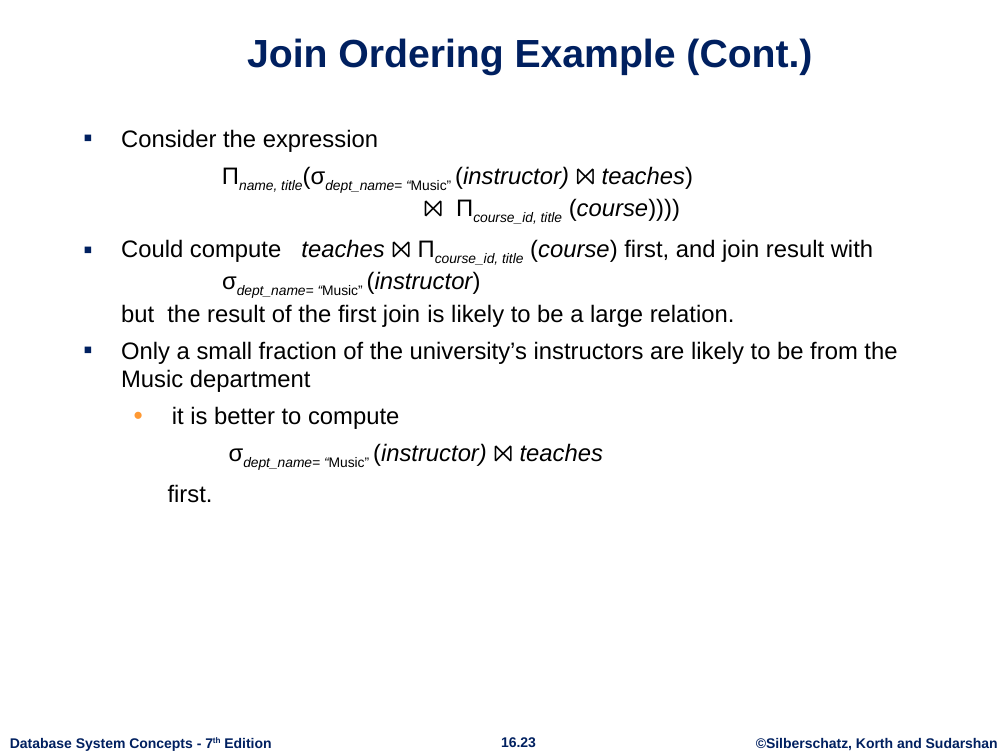
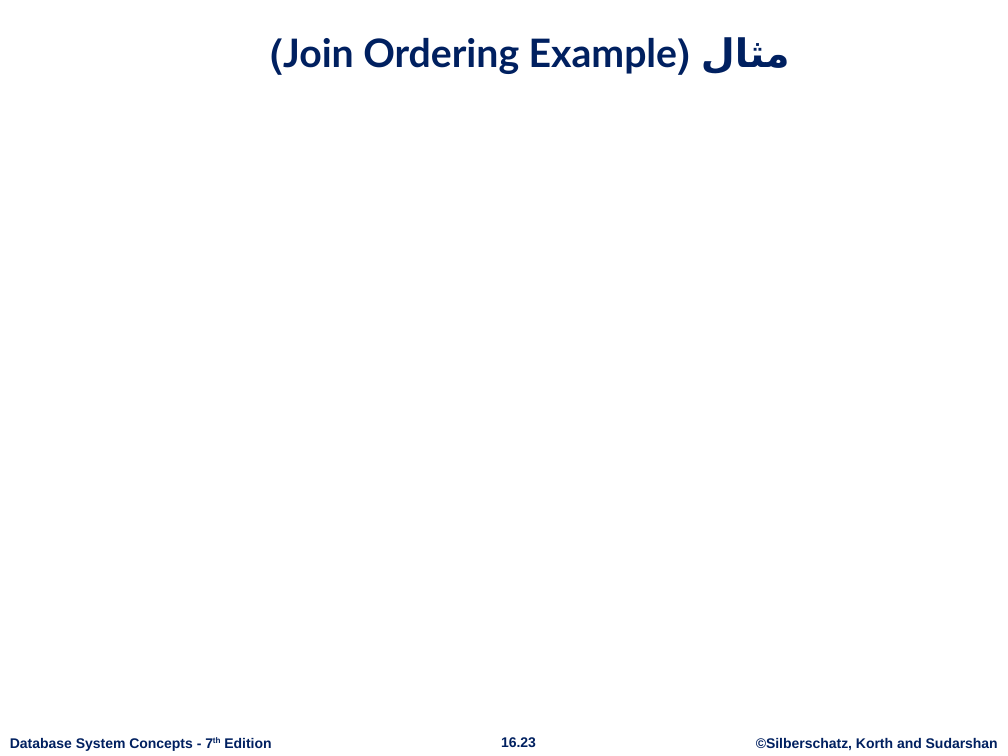
Before and after one commit to ataghinezhad/ataghinezhad.github.io, a slide deck: slide 23 of courses/downloads/temp/Database_Lec6.pptx. Drawn at 1008x756 pixels with LibreOffice and Linux fonts; fonts in the diff are those of the drawing; grey boxes stand for pictures; background and template pictures are left out. Boxes give left, top, right and bottom in pixels: in the first picture for what was removed or moved away, otherwise in the second. Text is boxed around its words. In the diff, an @@ line names an element or a change of style, - is before the commit and + after.

```diff
--- a/courses/downloads/temp/Database_Lec6.pptx
+++ b/courses/downloads/temp/Database_Lec6.pptx
@@ title at [283, 38, 677, 74]: text changed; font Arial to Lato @@
-Join Ordering Example (Cont.)
+مثال (Join Ordering Example)
@@ text removed at [121, 129, 897, 503] @@
-▪ Consider the expression
-Πname, title(σdept_name= “Music” (instructor) ⨝ teaches)
-⨝ Πcourse_id, title (course))))
-▪ Could compute teaches ⨝ Πcourse_id, title (course) first, and join result with
-  σdept_name= “Music” (instructor)
-  but the result of the first join is likely to be a large relation.
-▪ Only a small fraction of the university’s instructors are likely to be from the Music department
-  • it is better to compute
-σdept_name= “Music” (instructor) ⨝ teaches
-first.
```
Also in this commit, not shown: 43 other slides changed, 35 slides added, 35 slides removed, 1 other file.
